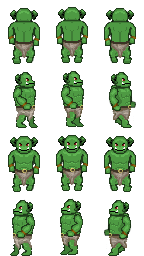
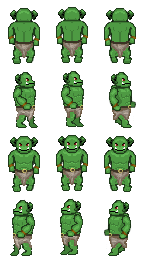
Layered file, before and after one edit (144 × 256). Changes by layer:
painted on "LoinCloth" over [13, 40, 131, 250]
